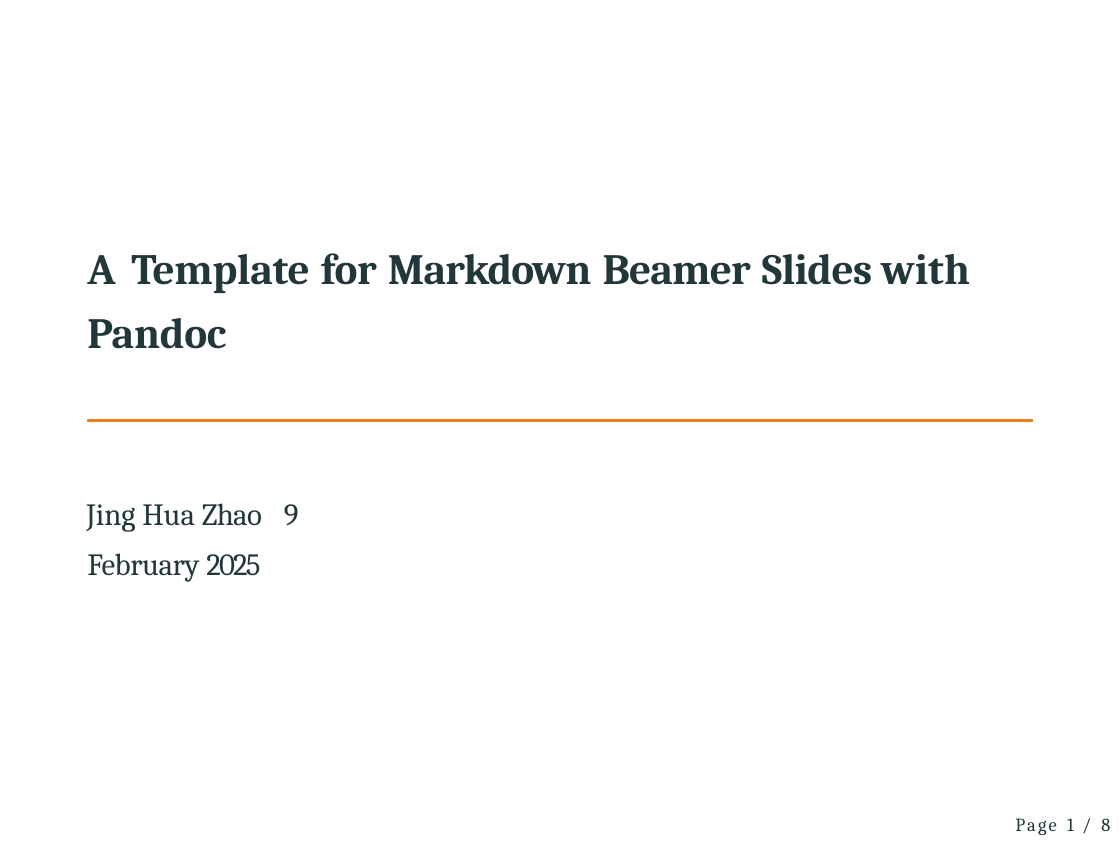
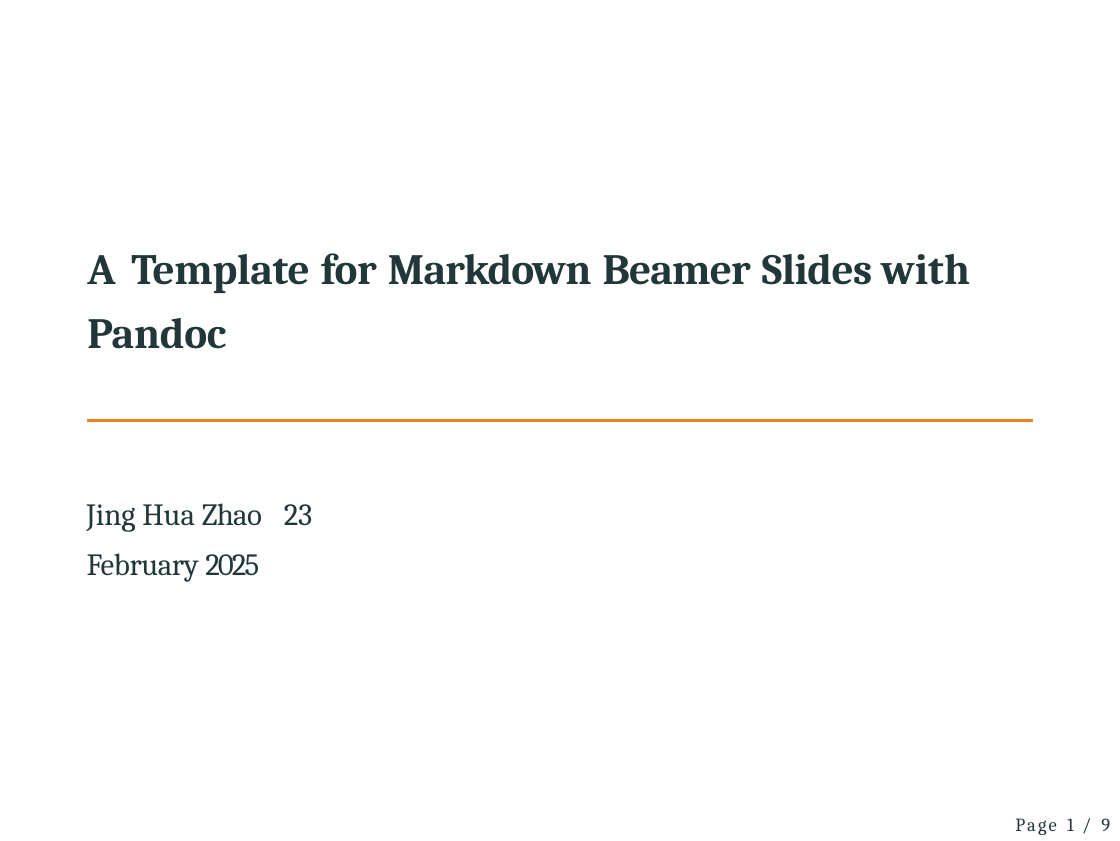
Before and after one commit to jinghuazhao/physalia, a slide deck: slide 1 of docs/slides/slides.pptx. Drawn at 1120x841 pixels with LibreOffice and Linux fonts; fonts in the diff are those of the drawing; background and template pictures are left out. Boxes give left, top, right and bottom in pixels: in the first picture for what was removed or moved away, otherwise in the second. Text is boxed around its words. In the diff, an @@ line names an element or a change of style, - is before the commit and + after.

```diff
--- a/docs/slides/slides.pptx
+++ b/docs/slides/slides.pptx
@@ text at (86, 503, 312, 582): text changed @@
-Jing Hua Zhao 9 February 2025
+Jing Hua Zhao 23 February 2025
@@ page number at (1067, 818, 1110, 831): text changed @@
-Page 1 / 8
+Page 1 / 9
```
Also in this commit, not shown: 2 other slides changed, 1 slide added, 1 other file.
